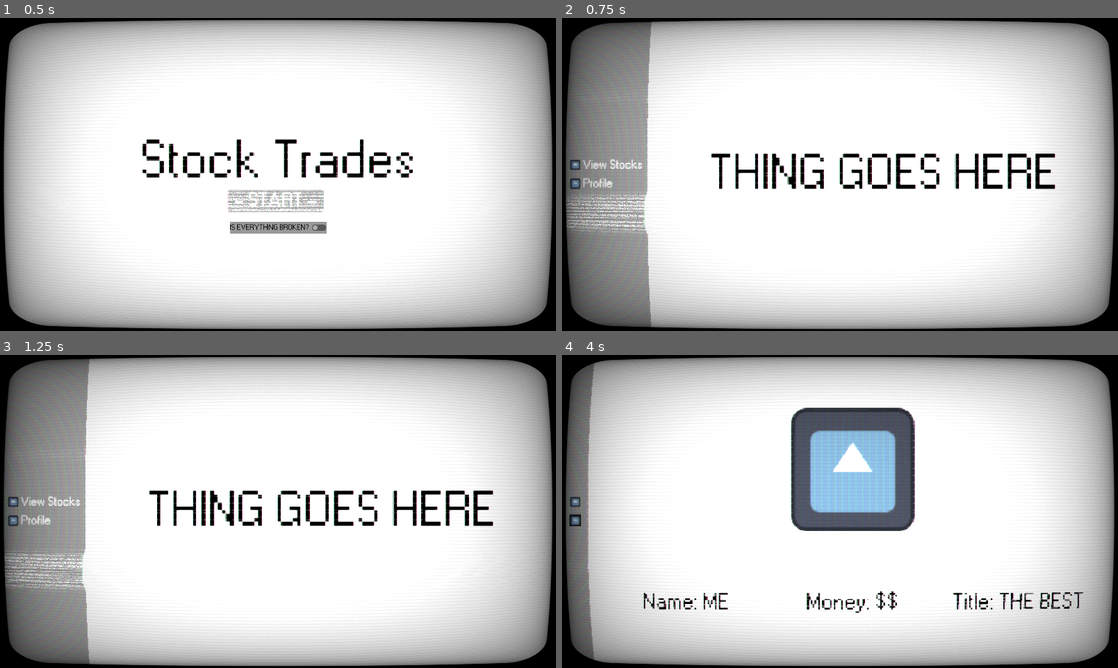
Above: before the commit, frames 1-4 (two rows, left to right).
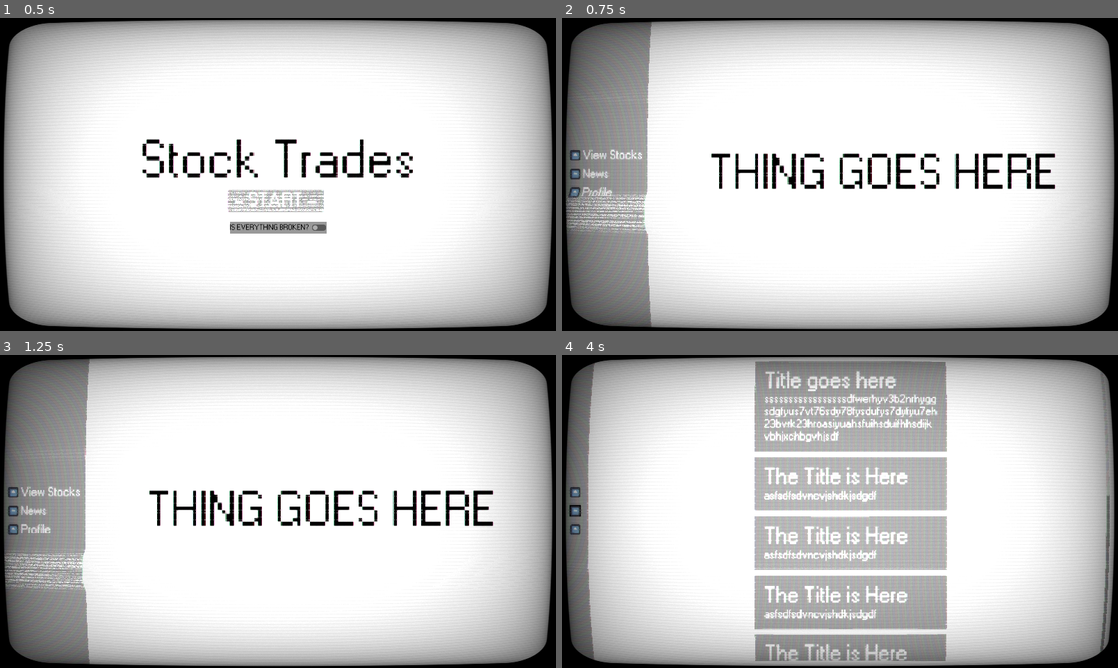
Above: after the commit, the same moments.

Repository: Shuflduf/Stock-Trading-Game
Game: Godot game, scene res://Scenes/main.tscn
Two runs of this game, one before a commit and one after it. Both use one fixed random seed, a clock stepped at 60 frames per second and the inputs below. The engine's default icon, where the game draws it, is replaced by a stand-in: a white triangle on a blue panel in a dark square.
Inputs (mouse positions are in pixels of both pictures, inside the frame that each line leads up to):
- Up to frame 1 (0.5 s): no input
- Up to frame 2 (0.75 s): click "- START -" at 0.5 s
- Up to frame 3 (1.25 s): no input
- Up to frame 4 (4 s): move the mouse to (606, 511) at 1.27 s; click (606, 511) at 1.42 s; move the mouse to (573, 502) at 2.02 s; click (573, 502) at 2.17 s; move the mouse to (606, 520) at 2.77 s; click (606, 520) at 2.92 s; move the mouse to (812, 574) at 3.52 s; click (812, 574) at 3.67 s

Frame 1 is identical in both runs. In frame 2, 0.8% of the frame differs, in the area x 1-15%, y 42-58%; in frame 3, 0.9%; in frame 4, 31%, in the area x 1-99%, y 2-98%.

Commit message:
added news and fixed consistency errors

Diff:
--- /dev/null
+++ b/Scenes/Menus/news.tscn
@@ -0,0 +1,62 @@
+[gd_scene load_steps=3 format=3 uid="uid://civchsspm2q14"]
+
+[ext_resource type="Script" path="res://Scripts/Menus/news.gd" id="1_chnii"]
+[ext_resource type="PackedScene" uid="uid://dykeqy5j8g2rp" path="res://Scenes/news_item.tscn" id="2_psaq1"]
+
+[node name="News" type="Control"]
+layout_mode = 3
+anchors_preset = 15
+anchor_right = 1.0
+anchor_bottom = 1.0
+grow_horizontal = 2
+grow_vertical = 2
+script = ExtResource("1_chnii")
+
+[node name="ScrollContainer" type="ScrollContainer" parent="."]
+layout_mode = 1
+anchors_preset = 15
+anchor_right = 1.0
+anchor_bottom = 1.0
+grow_horizontal = 2
+grow_vertical = 2
+
+[node name="VBoxContainer" type="VBoxContainer" parent="ScrollContainer"]
+layout_mode = 2
+size_flags_horizontal = 6
+size_flags_vertical = 3
+theme_override_constants/separation = 10
+
+[node name="NewsItem" parent="ScrollContainer/VBoxContainer" instance=ExtResource("2_psaq1")]
+layout_mode = 2
+title = "Title goes here"
+description = "sssssssssssssssssdfwerhyv3b2nrhyggsdgfyus7vt76sdy78fysdufys7dyfyu7eh23bvrk23hroasiyuahsfuihsduifhhsdijkvbhjxchbgvhjsdf"
+
+[node name="NewsItem2" parent="ScrollContainer/VBoxContainer" instance=ExtResource("2_psaq1")]
+layout_mode = 2
+
+[node name="NewsItem3" parent="ScrollContainer/VBoxContainer" instance=ExtResource("2_psaq1")]
+layout_mode = 2
+
+[node name="NewsItem4" parent="ScrollContainer/VBoxContainer" instance=ExtResource("2_psaq1")]
+layout_mode = 2
+
+[node name="NewsItem5" parent="ScrollContainer/VBoxContainer" instance=ExtResource("2_psaq1")]
+layout_mode = 2
+
+[node name="NewsItem6" parent="ScrollContainer/VBoxContainer" instance=ExtResource("2_psaq1")]
+layout_mode = 2
+
+[node name="NewsItem7" parent="ScrollContainer/VBoxContainer" instance=ExtResource("2_psaq1")]
+layout_mode = 2
+
+[node name="NewsItem8" parent="ScrollContainer/VBoxContainer" instance=ExtResource("2_psaq1")]
+layout_mode = 2
+
+[node name="NewsItem9" parent="ScrollContainer/VBoxContainer" instance=ExtResource("2_psaq1")]
+layout_mode = 2
+
+[node name="NewsItem10" parent="ScrollContainer/VBoxContainer" instance=ExtResource("2_psaq1")]
+layout_mode = 2
+
+[node name="NewsItem11" parent="ScrollContainer/VBoxContainer" instance=ExtResource("2_psaq1")]
+layout_mode = 2
--- a/Scenes/Menus/stocks.tscn
+++ b/Scenes/Menus/stocks.tscn
@@ -24,3 +24,5 @@
 layout_mode = 2
 size_flags_horizontal = 3
 size_flags_vertical = 3
+theme_override_constants/h_separation = 10
+theme_override_constants/v_separation = 10
--- a/Scenes/game.tscn
+++ b/Scenes/game.tscn
@@ -7,6 +7,7 @@
 [ext_resource type="FontFile" uid="uid://bfamv70276jo3" path="res://Resources/Fonts/W95FA.otf" id="2_p326e"]
 [ext_resource type="PackedScene" uid="uid://bvr2uy20qdv3y" path="res://Scenes/Menus/stocks.tscn" id="3_kmg1g"]
 [ext_resource type="PackedScene" uid="uid://cpx4pfglpcrs6" path="res://Scenes/Menus/profile.tscn" id="6_5viqj"]
+[ext_resource type="PackedScene" uid="uid://civchsspm2q14" path="res://Scenes/Menus/news.tscn" id="6_u35s7"]
 
 [sub_resource type="StyleBoxFlat" id="StyleBoxFlat_axe7t"]
 bg_color = Color(1, 1, 1, 1)
@@ -70,6 +71,11 @@
 item_name = "View Stocks"
 target_scene = ExtResource("3_kmg1g")
 
+[node name="News" parent="HBoxContainer/PanelContainer/Options" instance=ExtResource("1_ucj8x")]
+layout_mode = 2
+item_name = "News"
+target_scene = ExtResource("6_u35s7")
+
 [node name="Profile" parent="HBoxContainer/PanelContainer/Options" instance=ExtResource("1_ucj8x")]
 layout_mode = 2
 item_name = "Profile"
--- /dev/null
+++ b/Scenes/news_item.tscn
@@ -0,0 +1,43 @@
+[gd_scene load_steps=6 format=3 uid="uid://dykeqy5j8g2rp"]
+
+[ext_resource type="Script" path="res://Scripts/news_item.gd" id="1_n2dcm"]
+[ext_resource type="FontFile" uid="uid://bfamv70276jo3" path="res://Resources/Fonts/W95FA.otf" id="1_x7kjs"]
+
+[sub_resource type="StyleBoxFlat" id="StyleBoxFlat_1n8lo"]
+content_margin_left = 20.0
+content_margin_top = 20.0
+content_margin_right = 20.0
+content_margin_bottom = 20.0
+bg_color = Color(0.501961, 0.501961, 0.501961, 1)
+
+[sub_resource type="LabelSettings" id="LabelSettings_b7ddj"]
+font = ExtResource("1_x7kjs")
+font_size = 48
+
+[sub_resource type="LabelSettings" id="LabelSettings_o5ml1"]
+font = ExtResource("1_x7kjs")
+font_size = 24
+
+[node name="NewsItem" type="PanelContainer"]
+custom_minimum_size = Vector2(400, 100)
+theme_override_styles/panel = SubResource("StyleBoxFlat_1n8lo")
+script = ExtResource("1_n2dcm")
+
+[node name="VBoxContainer" type="VBoxContainer" parent="."]
+layout_mode = 2
+
+[node name="Title" type="Label" parent="VBoxContainer"]
+unique_name_in_owner = true
+custom_minimum_size = Vector2(1, 0)
+layout_mode = 2
+text = "The Title is Here"
+label_settings = SubResource("LabelSettings_b7ddj")
+autowrap_mode = 3
+
+[node name="Description" type="Label" parent="VBoxContainer"]
+unique_name_in_owner = true
+custom_minimum_size = Vector2(1, 0)
+layout_mode = 2
+text = "asfsdfsdvncvjshdkjsdgdf"
+label_settings = SubResource("LabelSettings_o5ml1")
+autowrap_mode = 3
--- /dev/null
+++ b/Scripts/Menus/news.gd
@@ -0,0 +1 @@
+extends DefaultMenu
--- /dev/null
+++ b/Scripts/news_item.gd
@@ -0,0 +1,11 @@
+@tool
+extends PanelContainer
+
+@export var title: String:
+	set(value):
+		title = value
+		%Title.text = value
+@export var description: String:
+	set(value):
+		description = value
+		%Description.text = value
Not shown: 1 places in Scenes/game.tscn that only renumber resources
